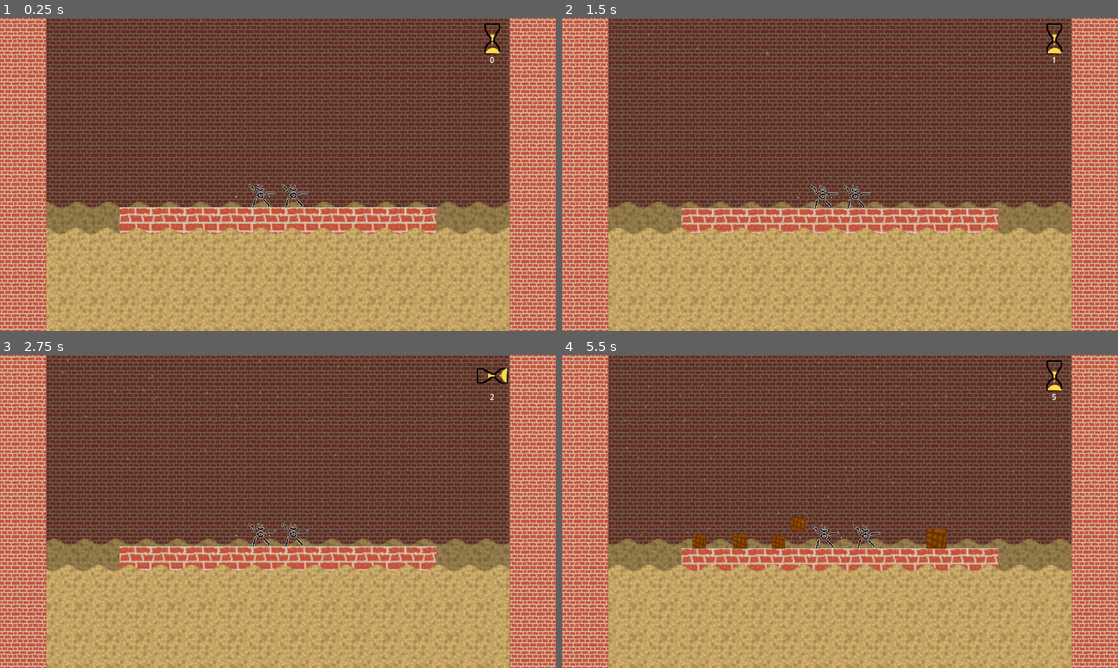
Above: before the commit, frames 1-4 (two rows, left to right).
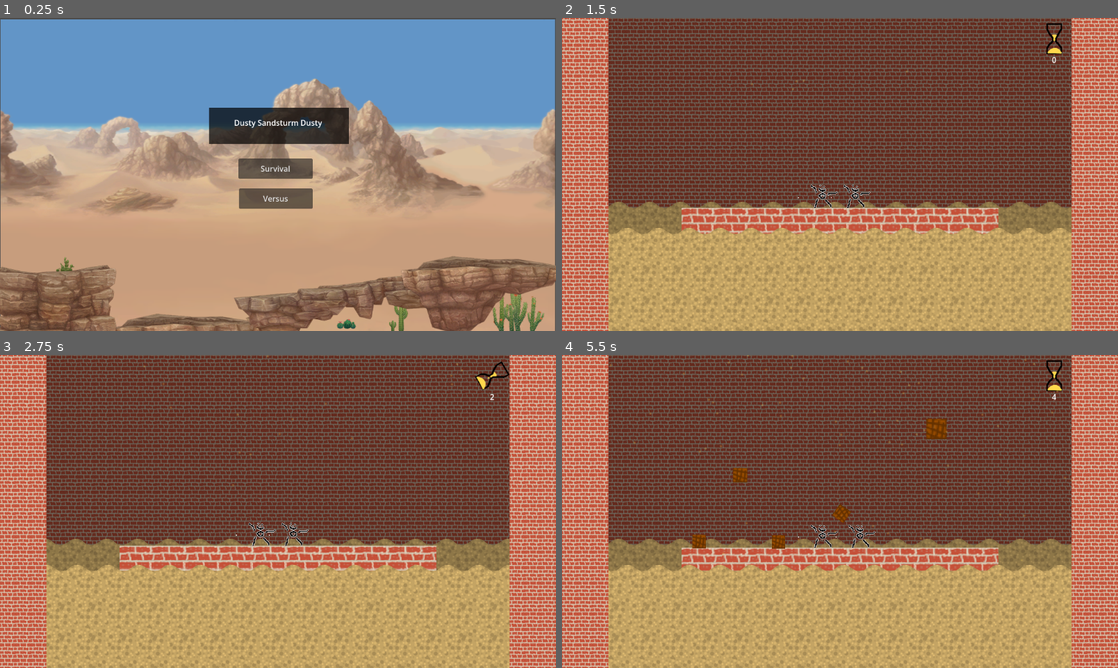
Above: after the commit, the same moments.

Repository: atomazu/quicksand
Game: Godot game, scene res://scenes/startmenu.tscn
Same seed, same stepped clock (60 frames per second), same inputs: the game is played once before the commit and once after it. Before the commit the project starts from res://scenes/stage.tscn.
Inputs (mouse positions are in pixels of both pictures, inside the frame that each line leads up to):
- Up to frame 1 (0.25 s): no input
- Up to frame 2 (1.5 s): click (840, 168) at 0.5 s, where only the run after the commit has a clickable "Survival"; move the mouse to (962, 158) at 1.27 s; tap Mouse wheel up (p1_wheel) at 1.35 s
- Up to frame 3 (2.75 s): move the mouse to (166, 527) at 2.02 s; tap Mouse wheel up (p1_wheel) at 2.1 s
- Up to frame 4 (5.5 s): move the mouse to (895, 442) at 2.77 s; tap Mouse wheel up (p1_wheel) every 0.75 s from 2.85 to 5.1 s; move the mouse to (812, 574) at 3.52 s; move the mouse to (1006, 558) at 4.27 s; move the mouse to (673, 464) at 5.02 s

The runs differ from the first frame. In frame 1, 93% of the frame differs, in the area x 0-100%, y 0-100%; in frame 2, 9.0%; in frame 3, 9.3%; in frame 4, 10%.

Commit message:
changed start scene

Diff:
--- a/project.godot
+++ b/project.godot
@@ -11,7 +11,7 @@
 [application]
 
 config/name="quicksand"
-run/main_scene="uid://d4fk12lnxrekv"
+run/main_scene="uid://ca8rew2tw8kkf"
 config/features=PackedStringArray("4.7", "GL Compatibility")
 config/icon="res://icon.svg"
 
